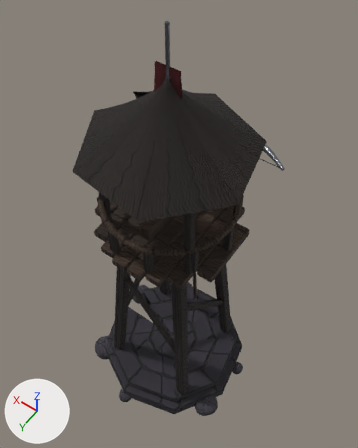
What one commit did to the glTF model unity/Kernwacht_Unity/Assets/Kernwacht/Models/tower/eyrie.glb.
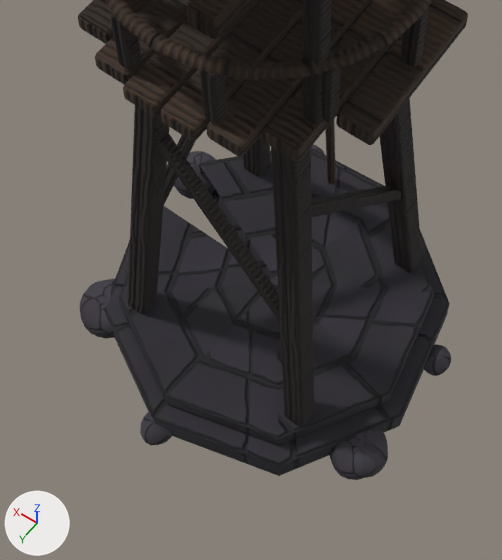
The first picture shows the older version from a 50 mm camera at (-0.83, 1.1, 3.04) aimed at (0.03, -0.11, 1.15). The close-ups show the older and then the newer version on the part from 18% to 74% of the width and 50% to 100% of the height of that picture. Only the edits that show in the close-ups are written down. The lights are fixed; the arrows at lower left show +X, +Y and +Z. Vertices at exactly the same position are counted once.

Names of what the first close-up shows: 'Base', 'Turret'.
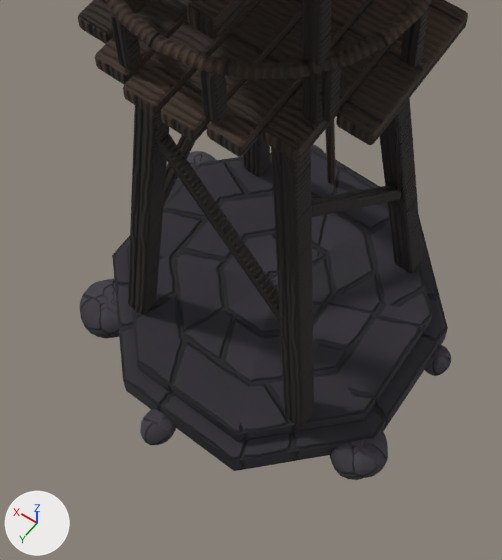
Pixel boxes (x1, y1, x2, y2) of what changed, in the close-ups (502 x 560 px; the box of a moved part takes in the faces that stretch with it):
```json
{"part": 1, "of": "me_base", "change": "moved or reshaped", "before": [104, 206, 276, 422], "after": [112, 165, 276, 379]}
{"part": 2, "of": "me_base", "change": "surface changed", "before": [155, 148, 450, 476], "after": [123, 146, 448, 471]}
```

The change, as JSON lines over the scene's bpy script:
```json
{"block": "me_base", "where": "# used by ob_base; parent = ob_eyrie; location = (0.0, 0.0, 0.0)"}
{"op": "remove", "block": "me_base", "code": "me_base.from_pydata(...)  # 2134 vertices, 4158 faces; spans x -0.457..0.464, y -0.465..0.479, z -0.033..1.32"}
{"op": "add", "block": "me_base", "code": "me_base.from_pydata(...)  # 2129 vertices, 4158 faces; spans x -0.457..0.464, y -0.465..0.479, z -0.033..1.32"}
{"block": "me_base", "change": "me_base part 1"}
{"block": "me_base", "change": "10 vertices are removed from x 0.293..0.44, y 0.0..0.295, z 0.0..0.13"}
{"block": "me_base", "change": "20 faces are deleted"}
{"block": "me_base", "change": "30 vertices move from x -0.432..0.188, y -0.421..0.438, z 0.0..0.13 to x -0.407..0.168, y -0.407..0.407, z 0.0..0.13"}
{"block": "me_base", "change": "5 vertices are added at (0.407, 0.168, 0.0), (0.407, 0.168, 0.072), (0.383, 0.159, 0.081), (0.366, 0.152, 0.081), (0.366, 0.152, 0.13)"}
{"block": "me_base", "change": "20 new faces join them, mat_stone_dark"}
{"block": "me_base", "change": "me_base part 2: 60 kept faces spanning x -0.407..0.407, y -0.407..0.407, z 0.0..0.13 get new texture (UV) coordinates"}
```
